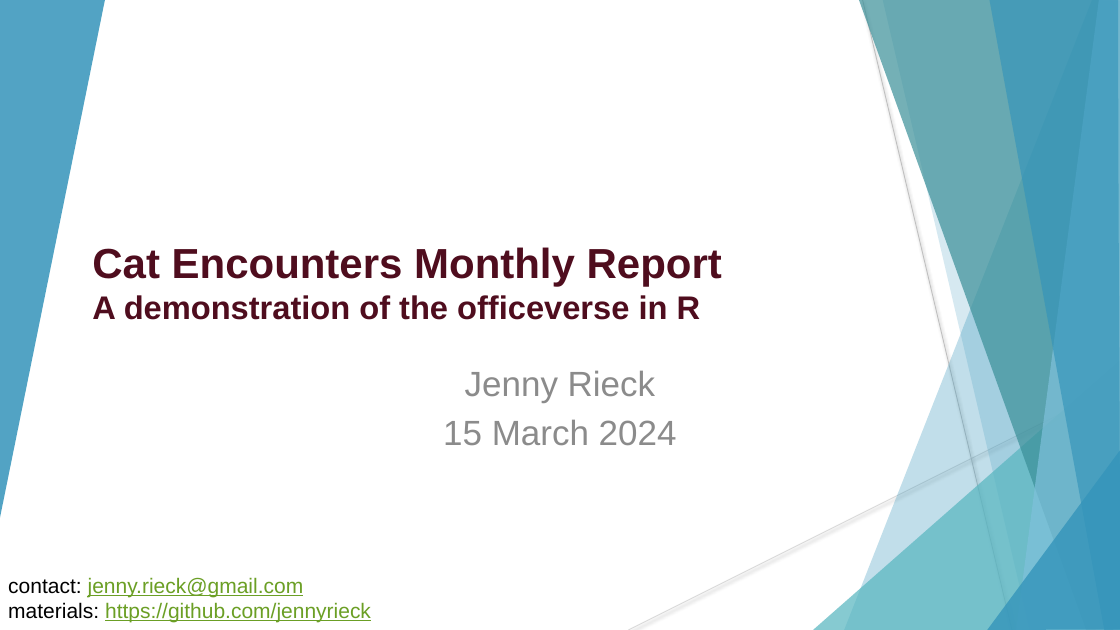
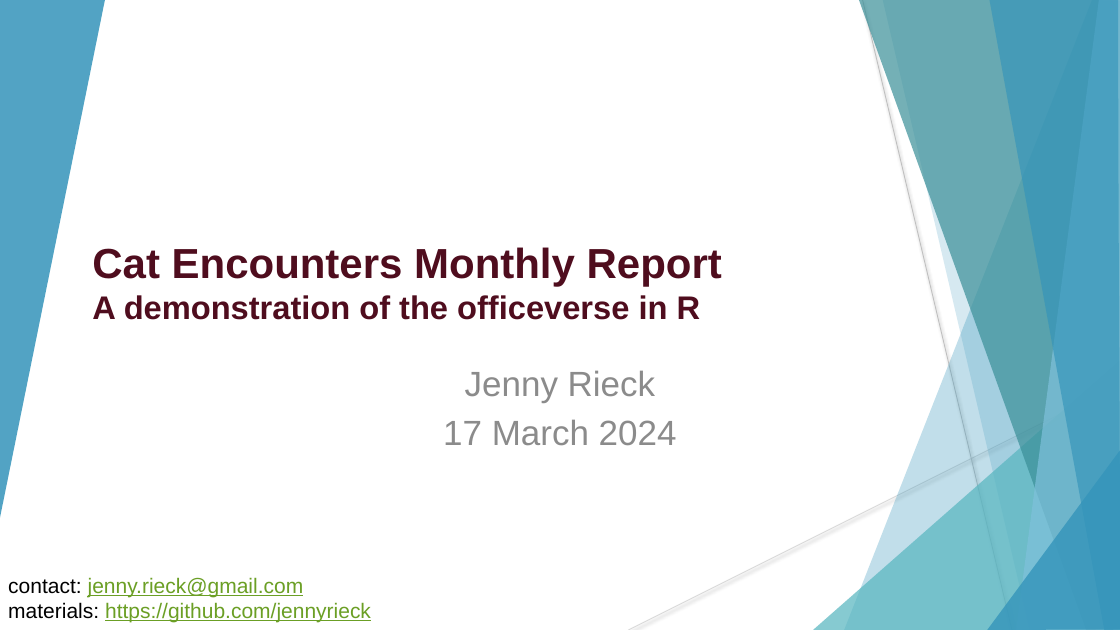
Before and after one commit to jennyrieck/auto-slide-deck-officer, a slide deck: slide 1 of slide-deck-officer-template.pptx. Drawn at 1120x630 pixels with LibreOffice and Linux fonts; fonts in the diff are those of the drawing. Boxes give left, top, right and bottom in pixels: in the first picture for what was removed or moved away, otherwise in the second. Text is boxed around its words. In the diff, an @@ line names an element or a change of style, - is before the commit and + after.

```diff
--- a/slide-deck-officer-template.pptx
+++ b/slide-deck-officer-template.pptx
@@ subtitle at <box>443,419,677,445</box>: text changed @@
-15 March 2024
+17 March 2024
```
Also in this commit, not shown: 2 other files.
